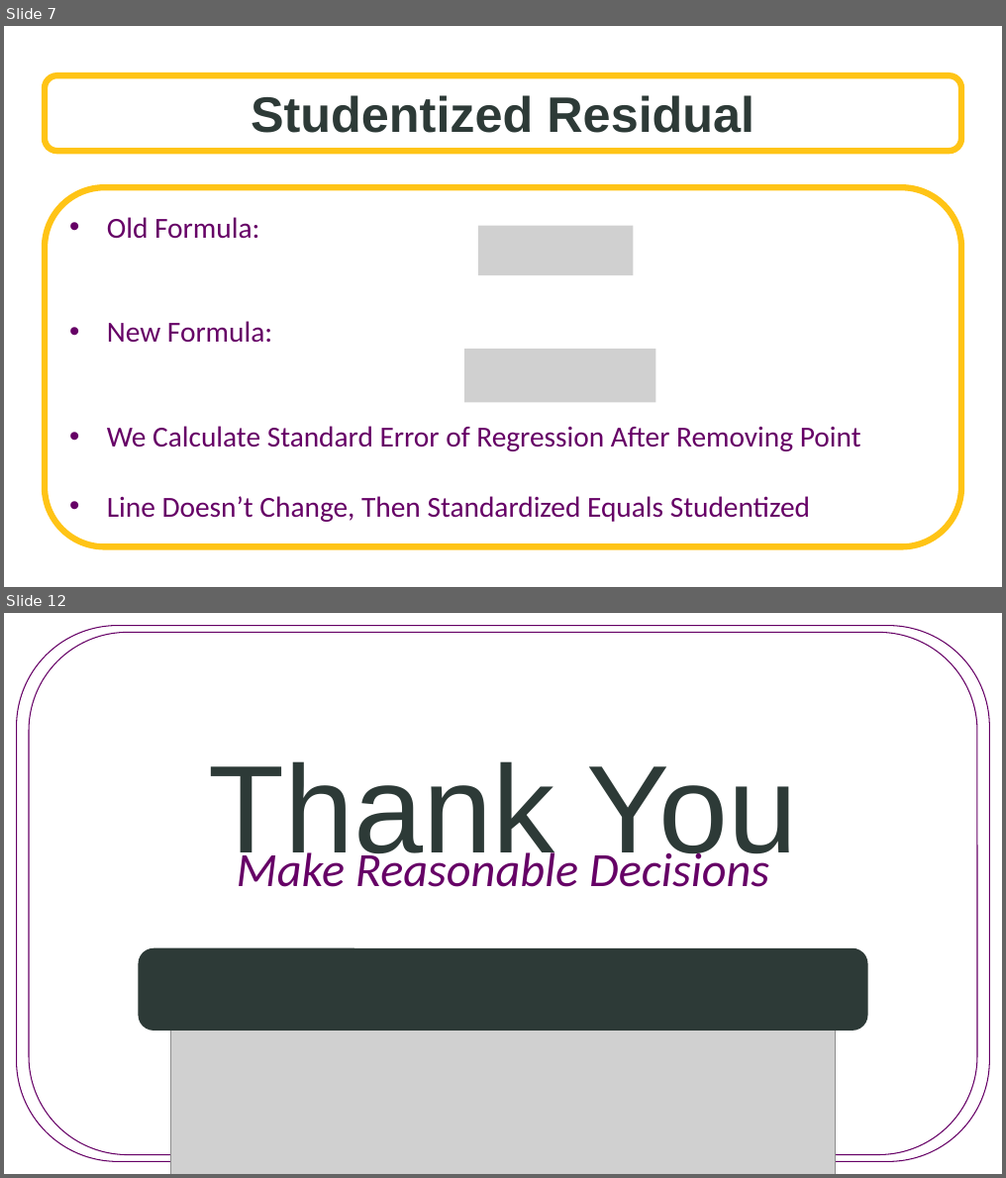
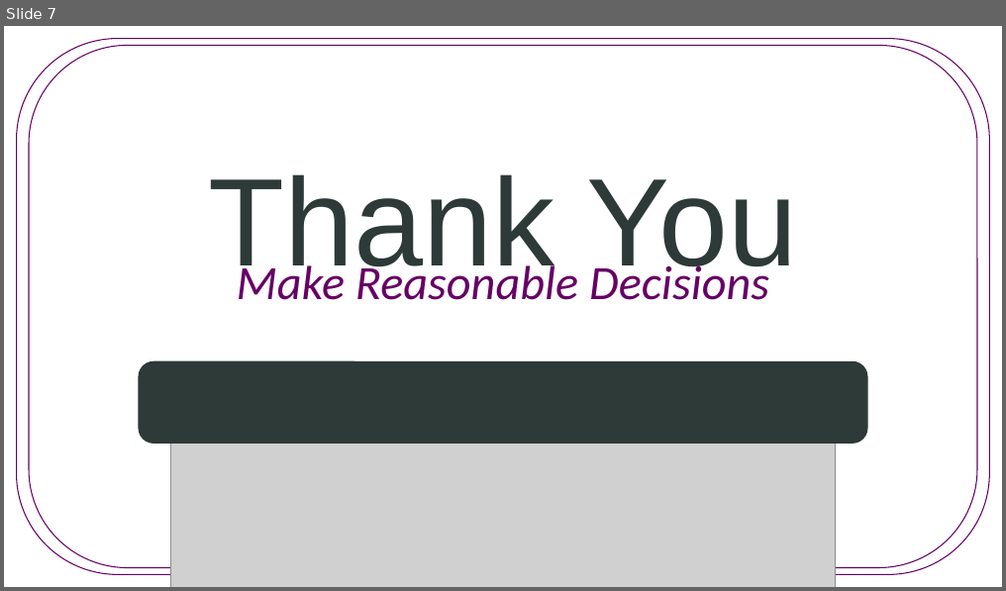
Before and after one commit to SuperMarioGiacomazzo/STOR455_WEBSITE, a slide deck: Lectures/11 - Regression and Correlation.pptx. Shown one above the other, each under a label of ours: slides 7 and 12 before the commit, slide 7 after it; the slides between them are not shown. The pictures are 1006x1178 and 1006x591 pixels, drawn with LibreOffice and Linux fonts; fonts in the diff are those of the drawing; grey boxes stand for pictures; background and template pictures are left out. Boxes give left, top, right and bottom in pixels: in the first picture for what was removed or moved away, otherwise in the second. Text is boxed around its words. In the diff, an @@ line names an element or a change of style, - is before the commit and + after.

```diff
--- a/Lectures/11 - Regression and Correlation.pptx
+++ b/Lectures/11 - Regression and Correlation.pptx
@@ slide 7 removed at (x1=4, y1=26, x2=1002, y2=587), background picture (left out) @@
@@ rounded rectangle removed at (x1=45, y1=76, x2=961, y2=151) @@
-Studentized Residual
@@ rounded rectangle removed at (x1=45, y1=187, x2=961, y2=547) @@
-• Old Formula:
-• New Formula:
-• We Calculate Standard Error of Regression After Removing Point
-• Line Doesn’t Change, Then Standardized Equals Studentized
@@ picture removed at (x1=478, y1=226, x2=633, y2=276) @@
@@ picture removed at (x1=464, y1=350, x2=655, y2=403) @@
@@ what was slide 12 is now slide 7 @@
```
Also in this commit, not shown: 1 slide changed, 5 slides added, 9 other slides removed, 8 other files.
